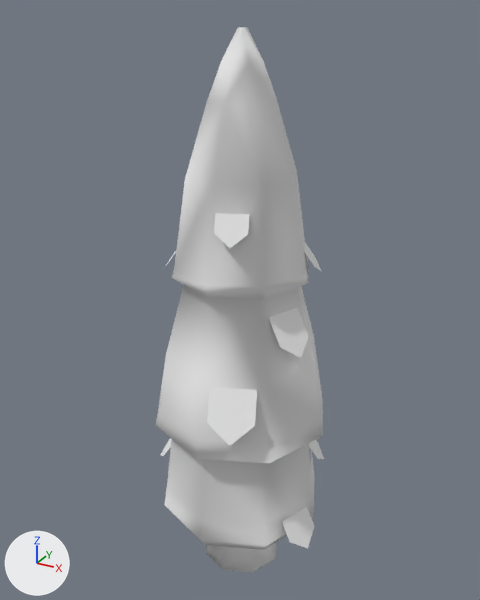
Two versions of the OBJ model data/scene/@wall.001/@wall.001.obj, one commit apart.
One viewpoint serves both versions: a 50 mm camera at (11.95, 18.6, 5.9) aimed at (8.92, 24.1, 3.15). Every picture has the same lights, and +X, +Y and +Z are marked at lower left. Where no turn or scale is listed for an object, it has been applied to the vertices.

Before the edit, the objects in view are built like this:
```python
me_wall_001 = bpy.data.meshes.new('@wall.001')
me_wall_001.from_pydata(...)  # 214 vertices, 330 faces; spans x 8.02..9.98, y 23.02..24.98, z 0.0..5.75
me_wall_001.materials.append(mat_colormap_003)  # white #e7e7e7
ob_wall_001 = bpy.data.objects.new('@wall.001', me_wall_001)
ob_wall_001.location = (0.0, 0.0, 0.0)
```
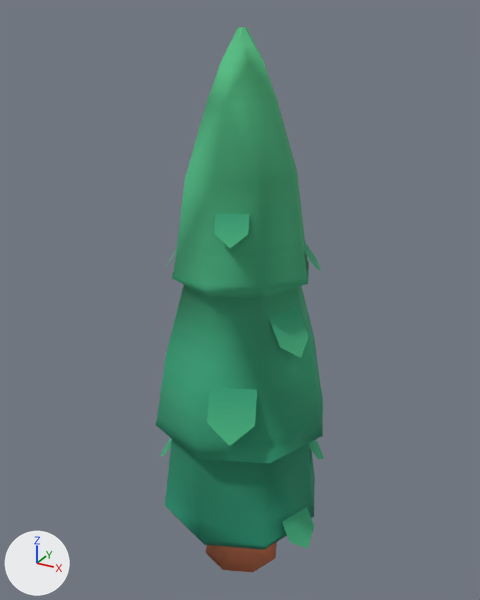
The newer file is also turned or shifted as a whole; pictures and numbers use the older file's frame.

Boxes [x1, y1, x2, y2] around the edits, measured in the pictures (480 x 600 px):
'@wall.001', recoloured (grey to green): [156, 27, 324, 572] in both

What the commit changed:
Picture 'colormap.png' (img_colormap_png) is new.
Material 'colormap' (mat_colormap) is new.
Its texture is img_colormap_png.
Its roughness is 1.0.
me_wall_001 has 214 vertices, 330 faces and spans x 8.02..9.98, y 23.02..24.98, z 0.0..5.75.
me_wall_001 no longer uses material mat_colormap_003 (white #e7e7e7).
me_wall_001 now uses material mat_colormap (picture img_colormap_png).
